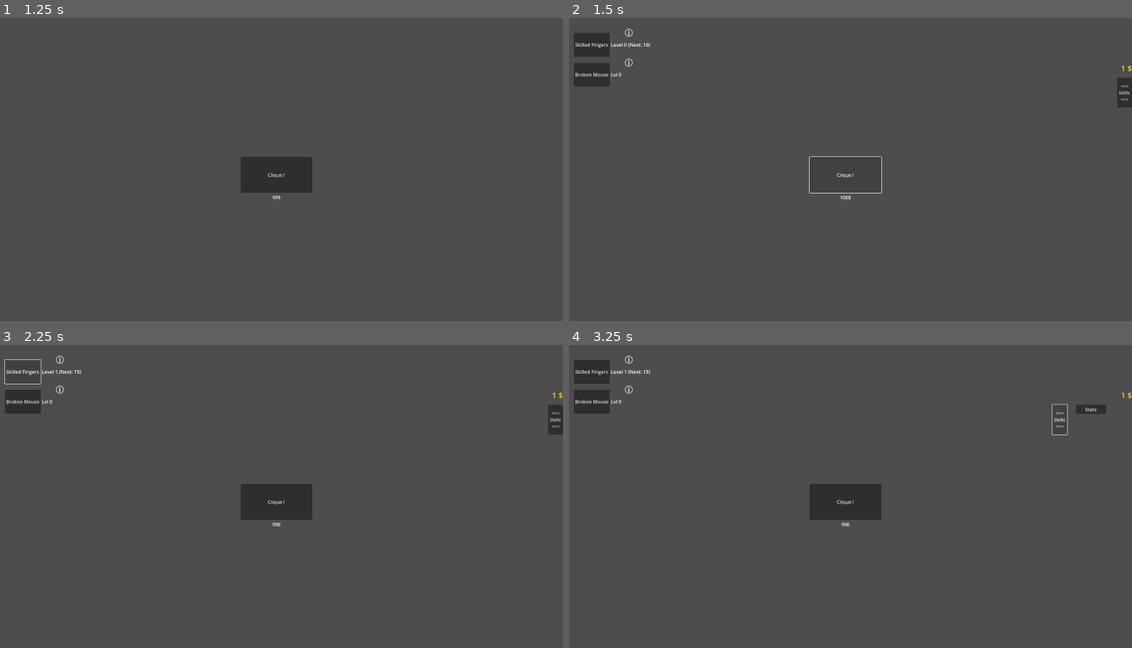
Above: before the commit, frames 1-4 (two rows, left to right).
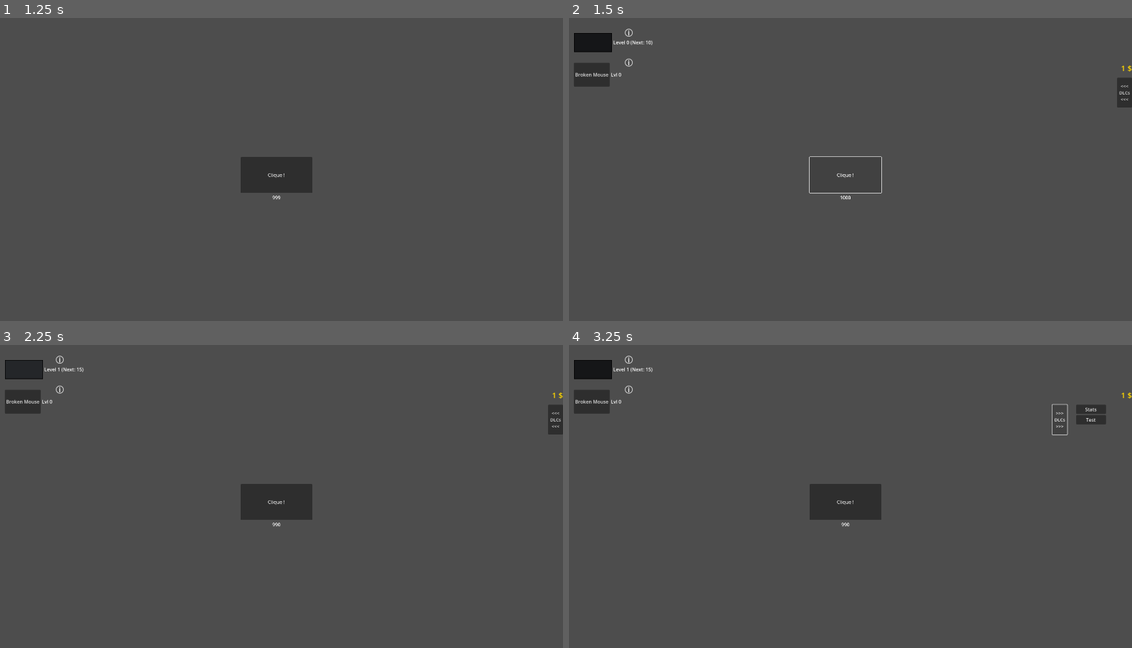
Above: after the commit, the same moments.

Repository: JulienGitAcc/Clicker-Test
Game: Godot game, scene res://main_menu.tscn
The game is run twice, just before and just after one commit, with the same random seed, the same clock (stepped at 60 frames per second) and the same inputs.
Inputs (mouse positions are in pixels of both pictures, inside the frame that each line leads up to; where the layout moved, square brackets give the same spot in the first picture):
- Up to frame 1 (1.25 s): click "New Game" at 0.5 s
- Up to frame 2 (1.5 s): click "Clique !" at 1.25 s
- Up to frame 3 (2.25 s): click (22, 369) [22, 372] at 2 s
- Up to frame 4 (3.25 s): click "<<< Skills <<<" (after the commit: "<<< DLCs <<<") at 2.75 s

Frame 1 is identical in both runs. In frame 2, 0.6% of the frame differs, in the area x 0-100%, y 4-26%; in frame 3, 0.6%; in frame 4, 0.8%, in the area x 0-96%, y 4-27%.

Commit message:
ajout d'une scène pour la fenêtre des mini jeux à venir

Diff:
--- /dev/null
+++ b/GameWindow.gd
@@ -0,0 +1,13 @@
+extends Control
+
+
+@onready var click_quit_button: TextureButton = $GameWindow/VBoxContainer/HBoxContainer/QuitButton
+
+
+func _ready() -> void:
+	click_quit_button.pressed.connect(_onQuitButtonPressed)
+
+
+
+func _onQuitButtonPressed():
+	queue_free()
--- a/game.tscn
+++ b/game.tscn
@@ -1,8 +1,12 @@
-[gd_scene load_steps=11 format=3 uid="uid://cao2geyaqj07i"]
+[gd_scene load_steps=15 format=3 uid="uid://cao2geyaqj07i"]
 
 [ext_resource type="Script" uid="uid://digh176gqehm6" path="res://main.gd" id="1_feb5d"]
 [ext_resource type="Texture2D" uid="uid://cgmv1a3pgrnw0" path="res://assets/hit marker.png" id="2_fc0e3"]
 [ext_resource type="Texture2D" uid="uid://4uhb35uju3oq" path="res://assets/info.png" id="3_7jktm"]
+[ext_resource type="Texture2D" uid="uid://dgkb5i5sviuup" path="res://assets/Ui/Styles/Classic/placeholder/placeholder_normal.png" id="3_ryrav"]
+[ext_resource type="Texture2D" uid="uid://vqv0mfy48pmd" path="res://assets/Ui/Styles/Classic/placeholder/placeholder_pressed.png" id="4_eow3j"]
+[ext_resource type="Texture2D" uid="uid://clnku2gt12cxe" path="res://assets/Ui/Styles/Classic/placeholder/placeholder_hover.png" id="5_j5wjh"]
+[ext_resource type="Texture2D" uid="uid://hlxyrg5ykd1y" path="res://assets/Ui/Styles/Classic/placeholder/placeholder_disabled.png" id="6_eow3j"]
 
 [sub_resource type="Animation" id="Animation_0xm2m"]
 length = 0.001
@@ -123,19 +127,20 @@
 horizontal_alignment = 1
 
 [node name="UpgradeContainer1" type="HBoxContainer" parent="."]
-custom_minimum_size = Vector2(165, 80)
+custom_minimum_size = Vector2(128, 64)
 layout_mode = 1
 offset_left = 50.0
 offset_top = 50.0
-offset_right = 215.0
-offset_bottom = 130.0
-
-[node name="UpgradeButton1" type="Button" parent="UpgradeContainer1"]
-custom_minimum_size = Vector2(120, 80)
-layout_mode = 2
-size_flags_horizontal = 0
-size_flags_vertical = 0
-text = "Skilled Fingers"
+offset_right = 217.0
+offset_bottom = 114.0
+
+[node name="UpgradeButton1" type="TextureButton" parent="UpgradeContainer1"]
+custom_minimum_size = Vector2(128, 64)
+layout_mode = 2
+texture_normal = ExtResource("3_ryrav")
+texture_pressed = ExtResource("4_eow3j")
+texture_hover = ExtResource("5_j5wjh")
+texture_disabled = ExtResource("6_eow3j")
 
 [node name="UpgradeLabel1" type="Label" parent="UpgradeContainer1"]
 layout_mode = 2
@@ -247,12 +252,12 @@
 theme_override_styles/normal = SubResource("StyleBoxFlat_1bvp3")
 text = "testestestes"
 
-[node name="SkillsGroup" type="Control" parent="."]
+[node name="DLCsGroup" type="Control" parent="."]
 anchors_preset = 0
 offset_right = 40.0
 offset_bottom = 40.0
 
-[node name="SkillsButton" type="Button" parent="SkillsGroup"]
+[node name="DLCsButton" type="Button" parent="DLCsGroup"]
 layout_mode = 0
 offset_left = 1870.0
 offset_top = 200.0
@@ -264,10 +269,10 @@
 theme_override_constants/line_spacing = 0
 theme_override_font_sizes/font_size = 15
 text = "<<<
-Skills
+DLCs
 <<<"
 
-[node name="VBoxContainer" type="VBoxContainer" parent="SkillsGroup"]
+[node name="VBoxContainer" type="VBoxContainer" parent="DLCsGroup"]
 layout_mode = 0
 offset_left = 1950.0
 offset_top = 200.0
@@ -275,11 +280,16 @@
 offset_bottom = 406.0
 theme_override_constants/separation = 4
 
-[node name="SkillStatsButton" type="Button" parent="SkillsGroup/VBoxContainer"]
+[node name="DLCStatsButton" type="Button" parent="DLCsGroup/VBoxContainer"]
 layout_mode = 2
 theme_override_constants/h_separation = 4
 theme_override_constants/line_spacing = 0
 text = "Stats"
+
+[node name="DLCTestButton" type="Button" parent="DLCsGroup/VBoxContainer"]
+custom_minimum_size = Vector2(100, 31)
+layout_mode = 2
+text = "Test"
 
 [node name="MoneyCount" type="RichTextLabel" parent="."]
 layout_mode = 0
--- a/main.gd
+++ b/main.gd
@@ -17,7 +17,7 @@
 
 @onready var click_button: Button = $CenterContainer/VBoxContainer/ClickButton
 @onready var score_label: Label = $CenterContainer/VBoxContainer/ScoreLabel
-@onready var upgrade_button_1: Button = $UpgradeContainer1/UpgradeButton1
+@onready var upgrade_button_1: TextureButton = $UpgradeContainer1/UpgradeButton1
 @onready var upgrade_label_1: Label = $UpgradeContainer1/UpgradeLabel1
 @onready var upgrade_button_2: Button = $UpgradeContainer2/UpgradeButton2
 @onready var upgrade_label_2: Label = $UpgradeContainer2/UpgradeLabel2
@@ -33,9 +33,10 @@
 @onready var stat_click_label = $StatsGroup/VBoxContainer/Stat_click
 @onready var stat_click_label2 = $StatsGroup/VBoxContainer/Stat_click2
 @onready var money_count = $MoneyCount
-@onready var skills_button = $SkillsGroup/SkillsButton
-@onready var skills_group = $SkillsGroup
-@onready var skill_stats_button = $SkillsGroup/VBoxContainer/SkillStatsButton
+@onready var dlcs_button = $DLCsGroup/DLCsButton
+@onready var dlcs_group = $DLCsGroup
+@onready var dlc_stats_button = $DLCsGroup/VBoxContainer/DLCStatsButton
+@onready var dlc_test_button = $DLCsGroup/VBoxContainer/DLCTestButton
 
 
 
@@ -48,8 +49,9 @@
 	info_2.mouse_entered.connect(_on_Info_2_entered)
 	info_2.mouse_exited.connect(_on_Info_2_exited)
 	stat_button.pressed.connect(_on_StatButton_pressed)
-	skills_button.pressed.connect(_on_SkillsButton_pressed)
-	skill_stats_button.pressed.connect(_onSkillStatsButton_pressed)
+	dlcs_button.pressed.connect(_on_SkillsButton_pressed)
+	dlc_stats_button.pressed.connect(_onSkillStatsButton_pressed)
+	dlc_test_button.pressed.connect(_onDLCTestButton_pressed)
 	_update_score_label()
 	_update_upgrade_1_level()
 	upgrade_button_1.visible = false
@@ -64,14 +66,14 @@
 	stat_click_label2.visible = false
 	stat_button.visible = false
 	money_count.visible = false
-	skills_button.visible = false
+	dlcs_button.visible = false
 
 
 func _process(delta):
 	upgrade_button_1.disabled = score < upgrade_1_cost
 	upgrade_button_2.disabled = score < upgrade_2_cost
-	if is_instance_valid(skill_stats_button):
-		skill_stats_button.disabled = money < 1
+	if is_instance_valid(dlc_stats_button):
+		dlc_stats_button.disabled = money < 1
 	time_accumulator += delta
 	if time_accumulator >= 1.0:
 		score += upgrade_2_level
@@ -173,12 +175,12 @@
 
 func _on_SkillsButton_pressed():
 	var tween = create_tween()
-	if skills_group.position.x == 0:
-		tween.tween_property(skills_group, "position:x", -227, 0.5).set_trans(Tween.TRANS_SINE).set_ease(Tween.EASE_IN_OUT)
-		skills_button.text = str(">>>\nSkills\n>>>")
+	if dlcs_group.position.x == 0:
+		tween.tween_property(dlcs_group, "position:x", -227, 0.5).set_trans(Tween.TRANS_SINE).set_ease(Tween.EASE_IN_OUT)
+		dlcs_button.text = str(">>>\nDLCs\n>>>")
 	else:
-		tween.tween_property(skills_group, "position:x", 0, 0.5).set_trans(Tween.TRANS_SINE).set_ease(Tween.EASE_IN_OUT)
-		skills_button.text = str("<<<\nSkills\n<<<")
+		tween.tween_property(dlcs_group, "position:x", 0, 0.5).set_trans(Tween.TRANS_SINE).set_ease(Tween.EASE_IN_OUT)
+		dlcs_button.text = str("<<<\nDLCs\n<<<")
 
 
 
@@ -204,7 +206,7 @@
 func _check_score():
 	if score_total >= 1000 and not money_count.visible:
 		money_count.visible = true
-		skills_button.visible = true
+		dlcs_button.visible = true
 
 	while score_total >= next_money_gain:
 		money += 1
@@ -213,4 +215,12 @@
 
 func _onSkillStatsButton_pressed():
 	stat_button.visible = true
-	skill_stats_button.queue_free()
+	dlc_stats_button.queue_free()
+
+
+func _onDLCTestButton_pressed():
+	var game_window = preload("res://window.tscn")
+
+	var window_instance = game_window.instantiate()
+
+	add_child(window_instance)
--- /dev/null
+++ b/window.tscn
@@ -0,0 +1,74 @@
+[gd_scene load_steps=8 format=3 uid="uid://131n4q0nxqh2"]
+
+[ext_resource type="Script" uid="uid://b7pe00atj7bry" path="res://GameWindow.gd" id="1_4vd1n"]
+[ext_resource type="Texture2D" uid="uid://dgkb5i5sviuup" path="res://assets/Ui/Styles/Classic/placeholder/placeholder_normal.png" id="2_ifklg"]
+[ext_resource type="Texture2D" uid="uid://vqv0mfy48pmd" path="res://assets/Ui/Styles/Classic/placeholder/placeholder_pressed.png" id="3_ygqcu"]
+[ext_resource type="Texture2D" uid="uid://clnku2gt12cxe" path="res://assets/Ui/Styles/Classic/placeholder/placeholder_hover.png" id="4_cv8km"]
+[ext_resource type="Texture2D" uid="uid://hlxyrg5ykd1y" path="res://assets/Ui/Styles/Classic/placeholder/placeholder_disabled.png" id="5_6usdr"]
+
+[sub_resource type="StyleBoxFlat" id="StyleBoxFlat_nlt83"]
+bg_color = Color(0.3403393, 0.34033936, 0.34033918, 1)
+border_width_left = 15
+border_width_top = 15
+border_width_right = 15
+border_width_bottom = 15
+border_color = Color(0, 0, 0, 1)
+border_blend = true
+corner_radius_top_left = 22
+corner_radius_top_right = 22
+corner_radius_bottom_right = 22
+corner_radius_bottom_left = 22
+
+[sub_resource type="StyleBoxFlat" id="StyleBoxFlat_tg7ok"]
+bg_color = Color(0.18000486, 0.1800049, 0.18000478, 1)
+border_width_left = 5
+border_width_top = 5
+border_width_right = 5
+border_width_bottom = 5
+border_color = Color(0, 0, 0, 1)
+border_blend = true
+
+[node name="Window" type="Control"]
+layout_mode = 3
+anchors_preset = 15
+anchor_right = 1.0
+anchor_bottom = 1.0
+grow_horizontal = 2
+grow_vertical = 2
+mouse_filter = 2
+script = ExtResource("1_4vd1n")
+
+[node name="GameWindow" type="Panel" parent="."]
+layout_mode = 0
+offset_left = 1000.0
+offset_top = 500.0
+offset_right = 1500.0
+offset_bottom = 1000.0
+theme_override_styles/panel = SubResource("StyleBoxFlat_nlt83")
+
+[node name="VBoxContainer" type="VBoxContainer" parent="GameWindow"]
+layout_mode = 0
+offset_left = 20.0
+offset_top = 20.0
+offset_right = 480.0
+offset_bottom = 480.0
+
+[node name="GameContainer" type="Panel" parent="GameWindow/VBoxContainer"]
+layout_mode = 2
+size_flags_vertical = 3
+theme_override_styles/panel = SubResource("StyleBoxFlat_tg7ok")
+
+[node name="HBoxContainer" type="HBoxContainer" parent="GameWindow/VBoxContainer"]
+layout_mode = 2
+
+[node name="GameName" type="RichTextLabel" parent="GameWindow/VBoxContainer/HBoxContainer"]
+custom_minimum_size = Vector2(300, 50)
+layout_mode = 2
+text = "nom du jeu"
+
+[node name="QuitButton" type="TextureButton" parent="GameWindow/VBoxContainer/HBoxContainer"]
+layout_mode = 2
+texture_normal = ExtResource("2_ifklg")
+texture_pressed = ExtResource("3_ygqcu")
+texture_hover = ExtResource("4_cv8km")
+texture_disabled = ExtResource("5_6usdr")
Not shown, added: GameWindow.gd.uid
Binary file added: assets/Ui/Styles/Classic/placeholder/placeholder_disabled.png
Not shown, added: assets/Ui/Styles/Classic/placeholder/placeholder_disabled.png.import
Binary file added: assets/Ui/Styles/Classic/placeholder/placeholder_hover.png
Not shown, added: assets/Ui/Styles/Classic/placeholder/placeholder_hover.png.import
Binary file added: assets/Ui/Styles/Classic/placeholder/placeholder_normal.png
Not shown, added: assets/Ui/Styles/Classic/placeholder/placeholder_normal.png.import
Binary file added: assets/Ui/Styles/Classic/placeholder/placeholder_pressed.png
Not shown, added: assets/Ui/Styles/Classic/placeholder/placeholder_pressed.png.import
Binary file added: assets/UpgradeButton.png
Not shown, added: assets/UpgradeButton.png.import
